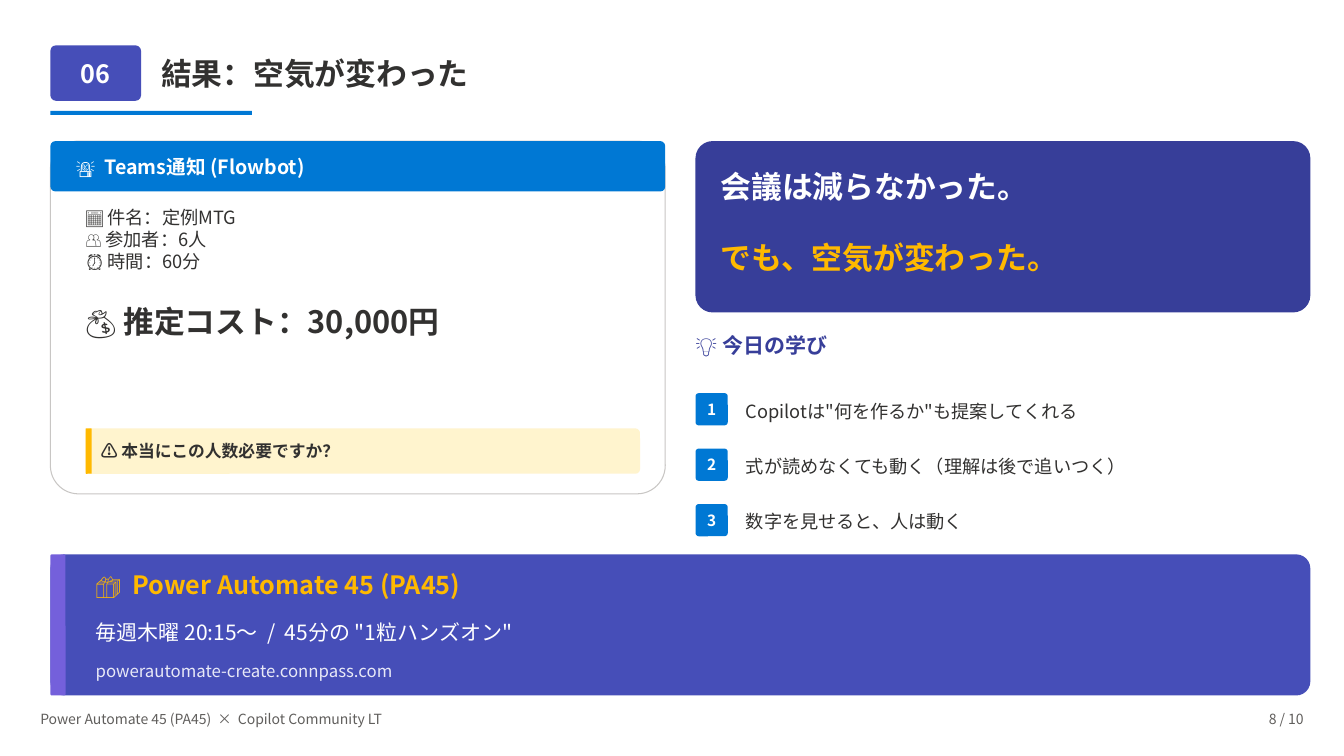
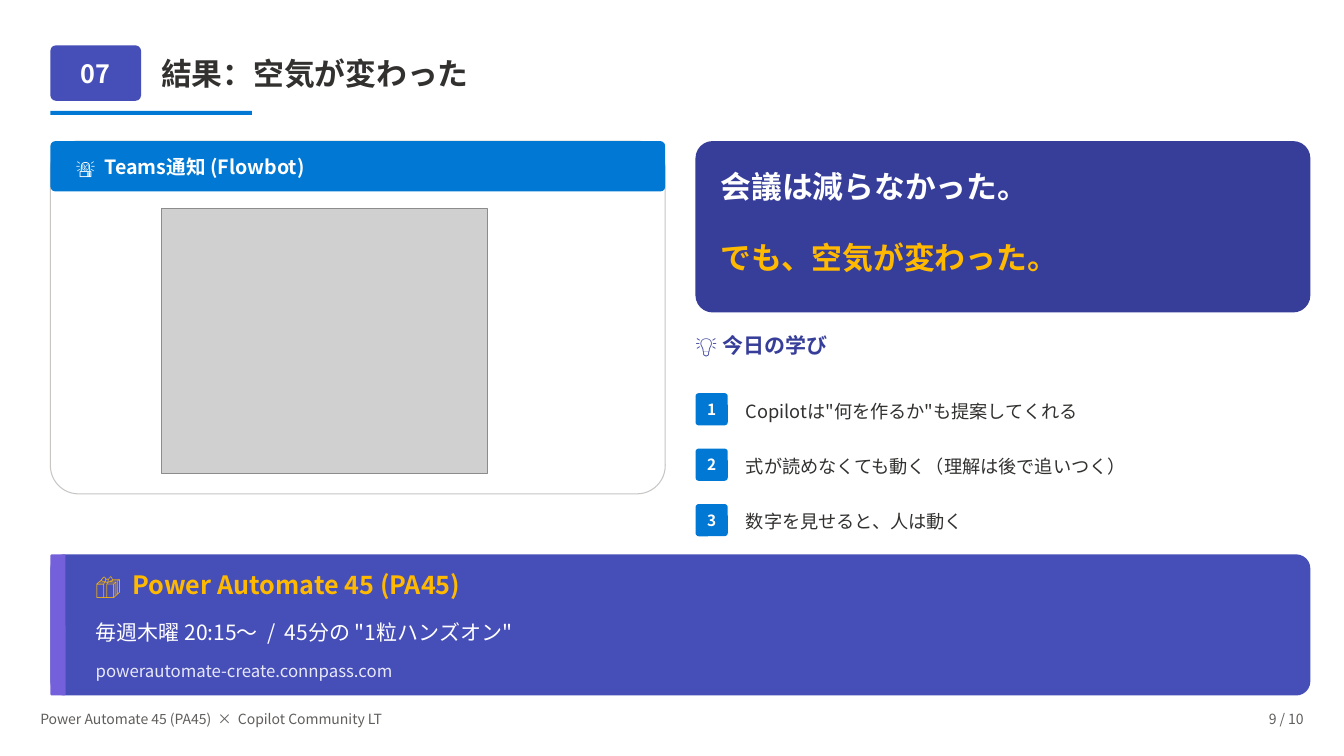
Before and after one commit to Haru-PowerPlatform/pa45, a slide deck: slide 8 of assets/pa45/LT001_Copilot_MeetingCostBot_20260428.pptx. Drawn at 1344x756 pixels with LibreOffice and Linux fonts; fonts in the diff are those of the drawing; grey boxes stand for pictures. Boxes give left, top, right and bottom in pixels: in the first picture for what was removed or moved away, otherwise in the second. Text is boxed around its words. In the diff, an @@ line names an element or a change of style, - is before the commit and + after.

```diff
--- a/assets/pa45/LT001_Copilot_MeetingCostBot_20260428.pptx
+++ b/assets/pa45/LT001_Copilot_MeetingCostBot_20260428.pptx
@@ text at (x1=81, y1=64, x2=111, y2=84): text changed @@
-06
+07
@@ text removed at (x1=106, y1=208, x2=439, y2=340) @@
-📅 件名：定例MTG
-👥 参加者：6人
-⏰ 時間：60分
-💰 推定コスト：30,000円
@@ picture added at (x1=161, y1=209, x2=487, y2=474) @@
@@ rounded rectangle removed at (x1=86, y1=429, x2=640, y2=474) @@
@@ rounded rectangle removed at (x1=86, y1=429, x2=92, y2=474) @@
@@ text removed at (x1=121, y1=442, x2=339, y2=459) @@
-⚠ 本当にこの人数必要ですか？
```
Also in this commit, not shown: 6 other slides changed, 1 slide removed.
